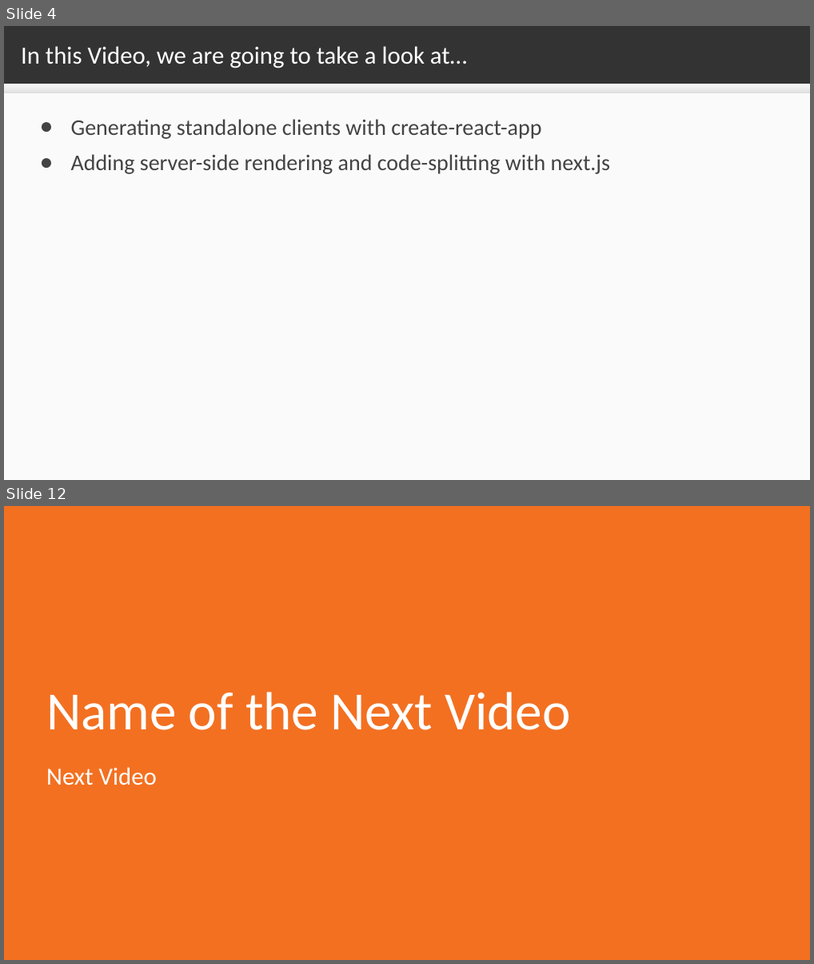
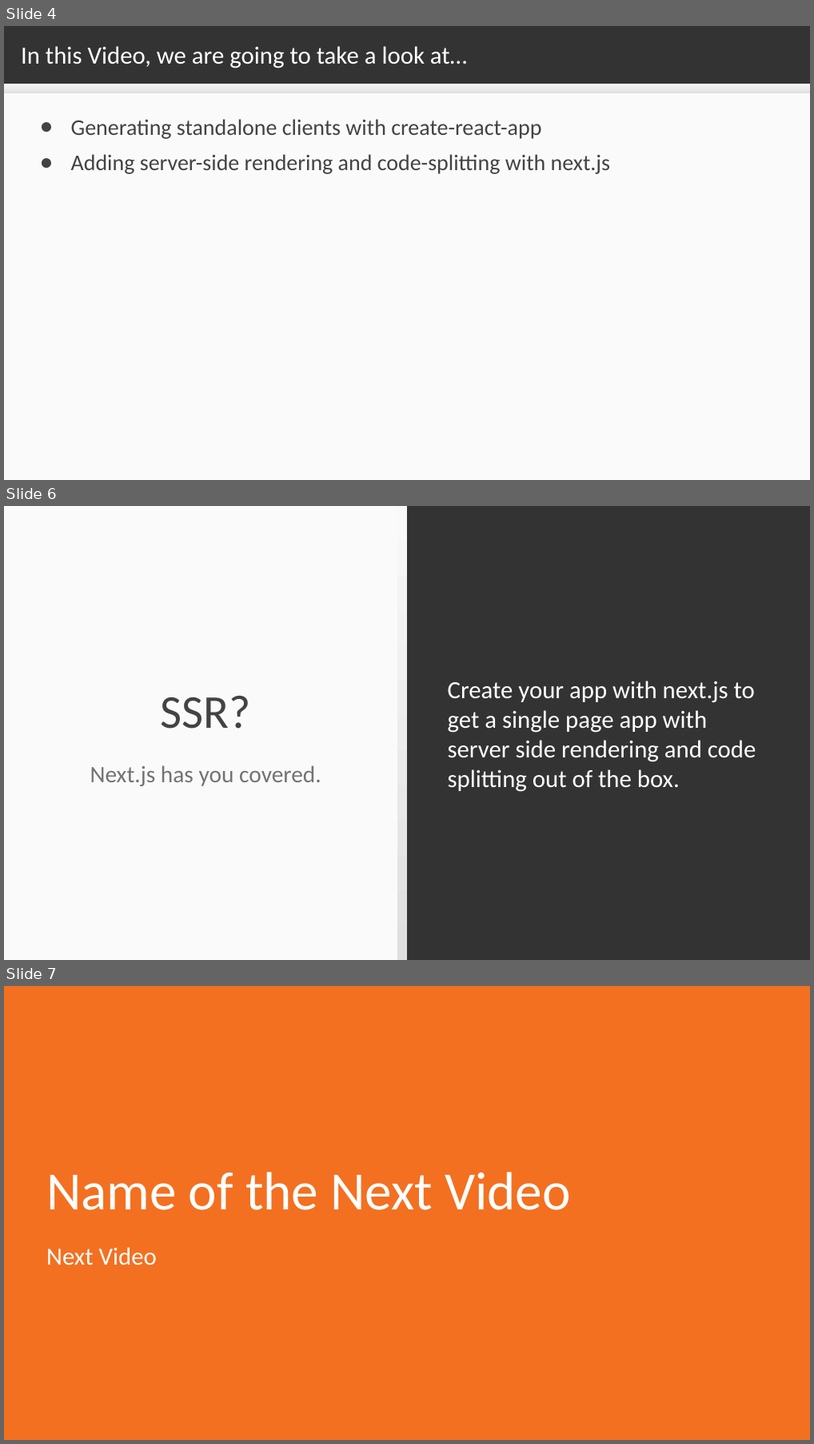
Before and after one commit to sslotsky/next-scripts, a slide deck: video-1.2/1.2.odp. Shown one above the other, each under a label of ours: slides 4 and 12 before the commit, slides 4, 6 and 7 after it; the slides between them are not shown. The pictures are 814x964 and 814x1444 pixels, drawn with LibreOffice and Linux fonts; fonts in the diff are those of the drawing; background and template pictures are left out. Boxes give left, top, right and bottom in pixels: in the first picture for what was removed or moved away, otherwise in the second. Text is boxed around its words. In the diff, an @@ line names an element or a change of style, - is before the commit and + after.

```diff
--- a/video-1.2/1.2.odp
+++ b/video-1.2/1.2.odp
@@ slide 6 added at box(4, 506, 810, 960), background #333333 @@
@@ rectangle added at box(4, 506, 407, 960), fill #FAFAFA @@
@@ rectangle added at box(398, 506, 407, 960), fill gradient #F9F9F9 to #DEDEDE @@
@@ title added at box(161, 696, 251, 728), 84 pt, text #434343 @@
+SSR?
@@ text added at box(448, 680, 757, 792), 44 pt, text #FFFFFF @@
+Create your app with next.js to get a single page app with server side rendering and code splitting out of the box.
@@ subtitle added at box(90, 765, 322, 786), 42 pt, text #737373 @@
+Next.js has you covered.
@@ what was slide 12 is now slide 7 @@
```
Also in this commit, not shown: 1 slide changed, 1 other slide added, 7 slides removed, 24 other files.
